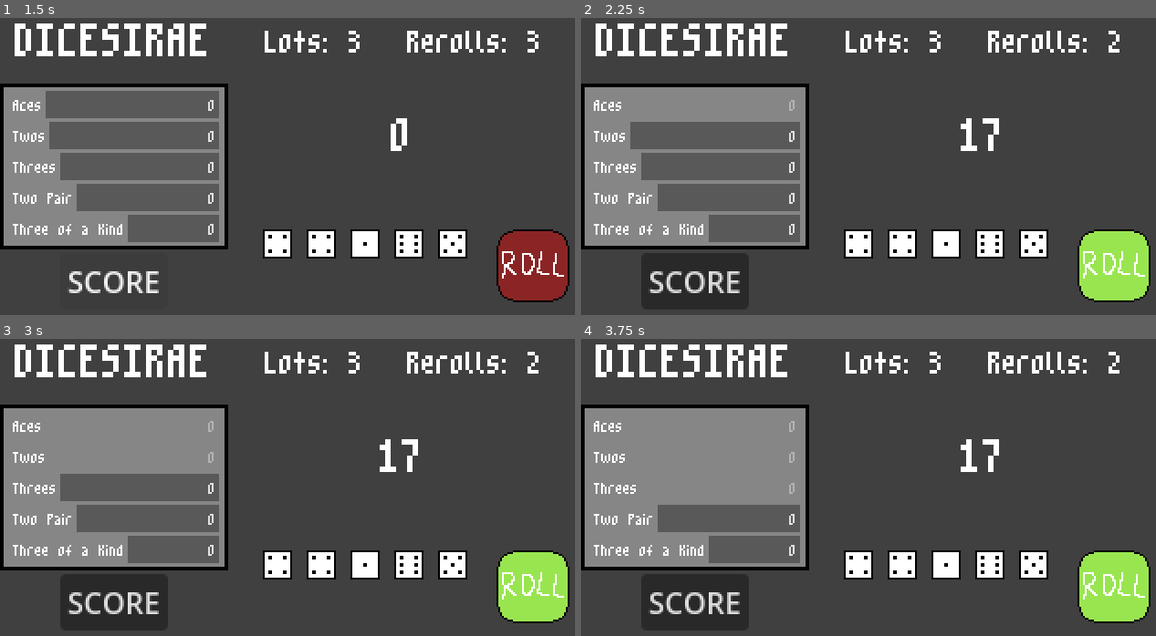
Above: before the commit, frames 1-4 (two rows, left to right).
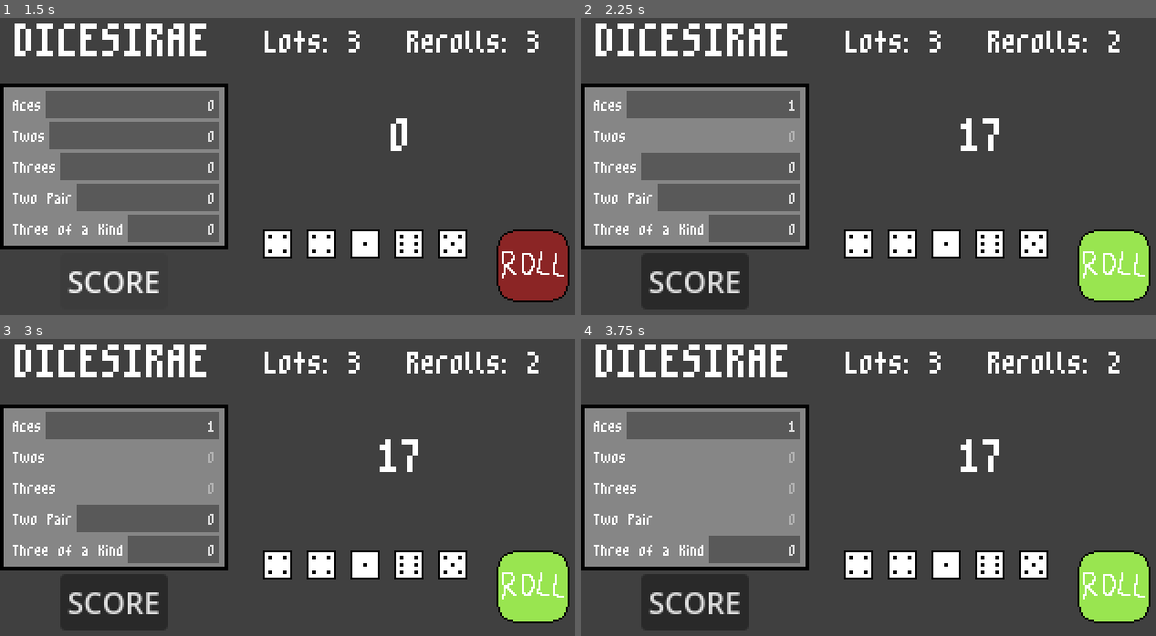
Above: after the commit, the same moments.

Repository: xander6424/DICESIRAE
Game: Godot game, scene res://scenes/main.tscn
Two runs of this game, one before a commit and one after it. Both use one fixed random seed, a clock stepped at 60 frames per second and the inputs below.
Inputs (mouse positions are in pixels of both pictures, inside the frame that each line leads up to):
- Up to frame 1 (1.5 s): click (534, 264) at 0.5 s; click "SCORE" at 1.25 s
- Up to frame 2 (2.25 s): click "0" at 2 s
- Up to frame 3 (3 s): click "0" at 2.75 s
- Up to frame 4 (3.75 s): click "0" at 3.5 s

Frame 1 is identical in both runs. In frame 2, 5.5% of the frame differs, in the area x 7-39%, y 24-45%; in frame 3, 5.3%; in frame 4, 5.1%.

Commit message:
Scorecard Updating
Implemented a signal that updates one of the category scores.

Diff:
--- a/project.godot
+++ b/project.godot
@@ -23,6 +23,7 @@
 
 window/size/viewport_width=320
 window/size/viewport_height=180
+window/size/mode=2
 window/size/window_width_override=1280
 window/size/window_height_override=720
 window/stretch/mode="viewport"
--- a/scenes/main.tscn
+++ b/scenes/main.tscn
@@ -112,6 +112,7 @@
 offset_right = 62.0
 offset_bottom = 96.0
 
+[connection signal="update_scorecard" from="." to="Scorecard" method="_on_update_scorecard"]
 [connection signal="reset" from="DiceSet/Dice1" to="." method="_on_reset"]
 [connection signal="roll_done" from="DiceSet/Dice1" to="." method="_on_dice_roll_done"]
 [connection signal="saved_pressed" from="DiceSet/Dice1" to="." method="_on_saved_pressed"]
--- a/scripts/global.gd
+++ b/scripts/global.gd
@@ -4,7 +4,6 @@
 var rerolls: int = 3
 var rolling_dice_list: Array[int] = []
 var saved_dice_list: Array[int] = []
-var roll_completed = false
 
 # Called when the node enters the scene tree for the first time.
 func _ready() -> void:
--- a/scripts/main.gd
+++ b/scripts/main.gd
@@ -1,4 +1,6 @@
 extends Node2D
+
+signal update_scorecard()
 
 @onready var score_label: Label = %Score
 @onready var lots_label: Label = %Lots
@@ -44,7 +46,6 @@
 	# Reset for new roll when pressing the roll button
 	dice_rolled = 0
 	roll_total = 0
-	Global.roll_completed = false
 	Global.rolling_dice_list.clear()
 
 
@@ -55,7 +56,7 @@
 	# Doesn't count a roll until all dice are scored
 	if dice_rolled == dice_in_play:
 		Global.rerolls -= 1
-		Global.roll_completed = true
+		update_scorecard.emit()
 
 		if Global.rerolls > 0:
 			roll_button.disabled = false
--- a/scripts/scorecard.gd
+++ b/scripts/scorecard.gd
@@ -18,15 +18,23 @@
 		category.pressed.connect(category_button_pressed)
 
 func _process(delta: float) -> void:
-	if Global.roll_completed and !category_score_updated:
-		category_score_updated = true
-		print("TRUE")
-
-	if category_score_updated:
-		category_score_updated = false
+	pass
 
 
 func category_button_pressed() -> void:
 	for button in category_button_list:
 		if button.button_pressed:
 			button.disabled = true
+
+
+func _on_update_scorecard() -> void:
+	var aces_total = 0
+
+	for dice in Global.rolling_dice_list:
+		if dice == 1:
+			aces_total += dice
+	for dice in Global.saved_dice_list:
+		if dice == 1:
+			aces_total += dice
+
+	category_button_list[0].text = str(aces_total)
